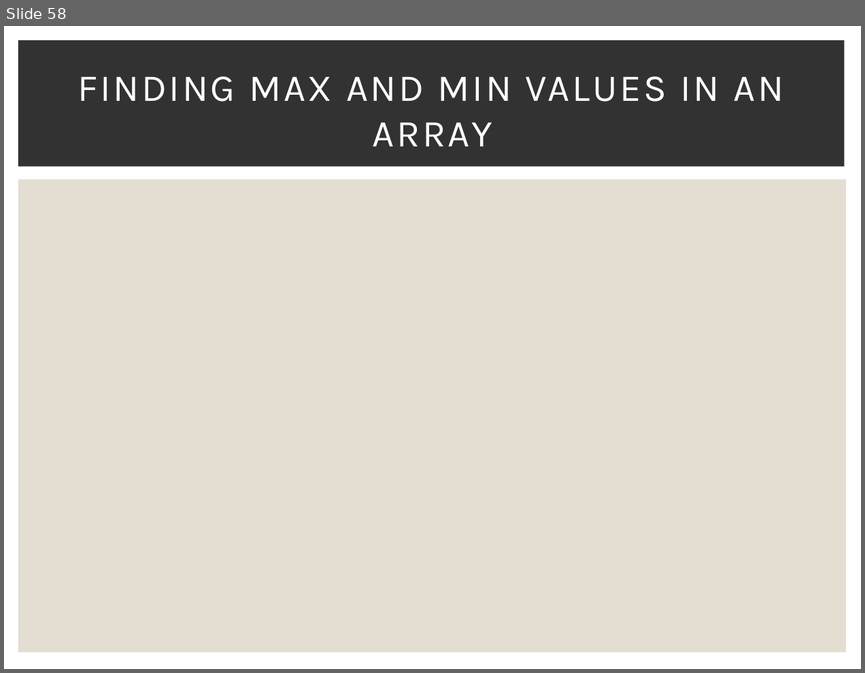
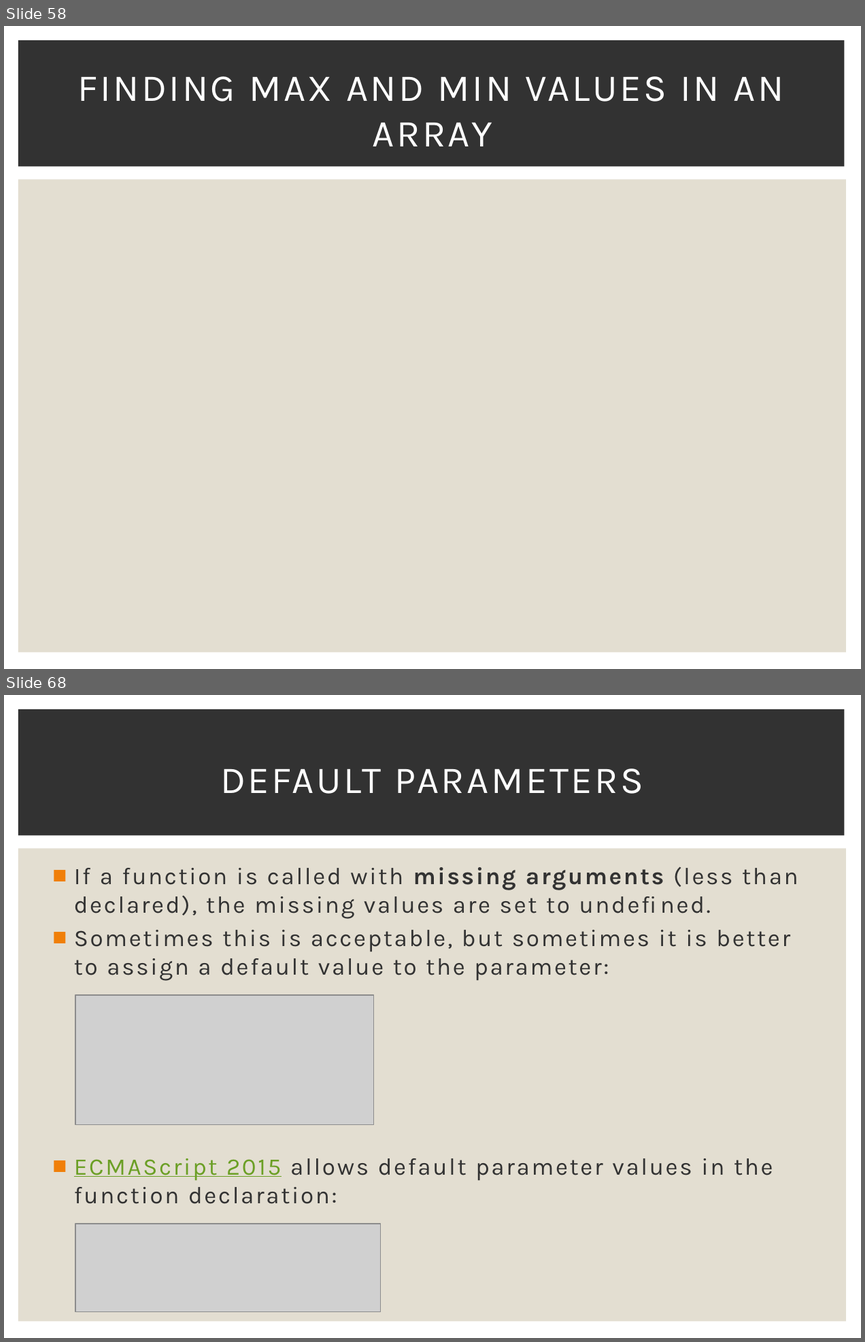
Before and after one commit to Karamihova/Fundamentals-JS, a slide deck: Programming Prep.pptx. Shown one above the other, each under a label of ours: slide 58 before the commit, slides 58 and 68 after it; the slides between them are not shown. The pictures are 865x673 and 865x1342 pixels, drawn with LibreOffice and Linux fonts; fonts in the diff are those of the drawing; grey boxes stand for pictures. Boxes give left, top, right and bottom in pixels: in the first picture for what was removed or moved away, otherwise in the second. Text is boxed around its words. In the diff, an @@ line names an element or a change of style, - is before the commit and + after.

Commit message:
Exercise Functions

```diff
--- a/Programming Prep.pptx
+++ b/Programming Prep.pptx
@@ slide 68 added at (4,695,861,1338), background #FFFFFF; not listed: 2 template elements that a slide beside it also shows @@
@@ title added at (221,768,644,794), 32 pt, text #FFFFFF @@
+DEFAULT PARAMETERS
@@ text added at (74,866,798,1204), 20 pt, text #323232 @@
+■ If a function is called with missing arguments (less than declared), the missing values are set to undefined.
+■ Sometimes this is acceptable, but sometimes it is better to assign a default value to the parameter:
+■ ECMAScript 2015 allows default parameter values in the function declaration:
@@ picture added at (75,995,373,1124) @@
@@ picture added at (75,1223,380,1312) @@
```
Also in this commit, not shown: 28 other slides added, 7 other files.
